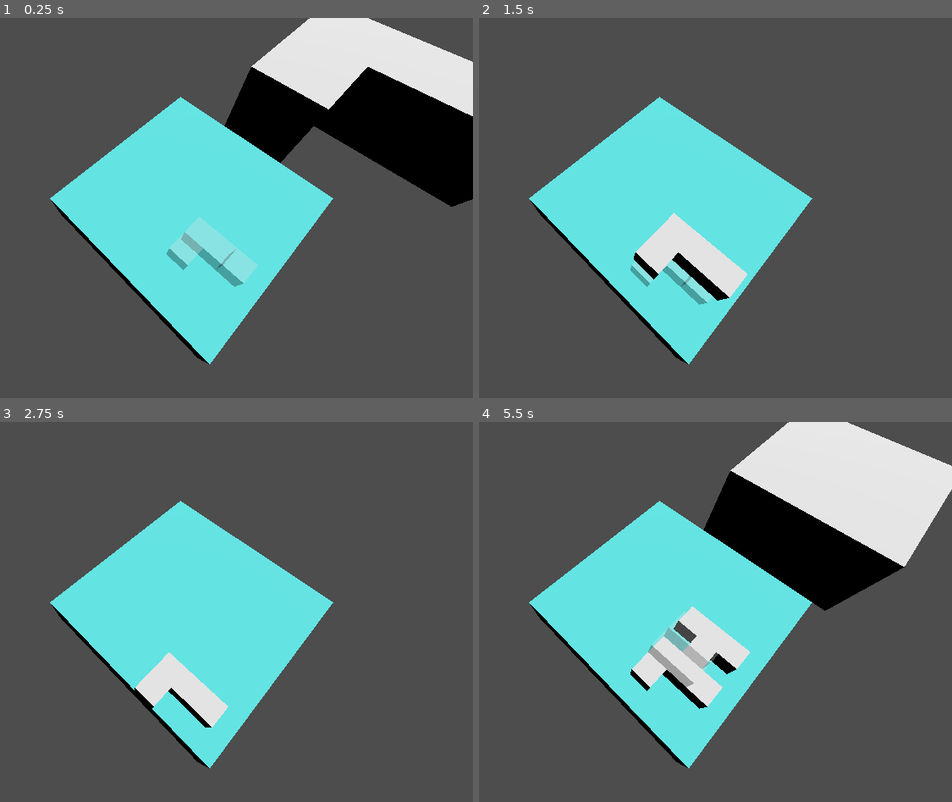
Above: before the commit, frames 1-4 (two rows, left to right).
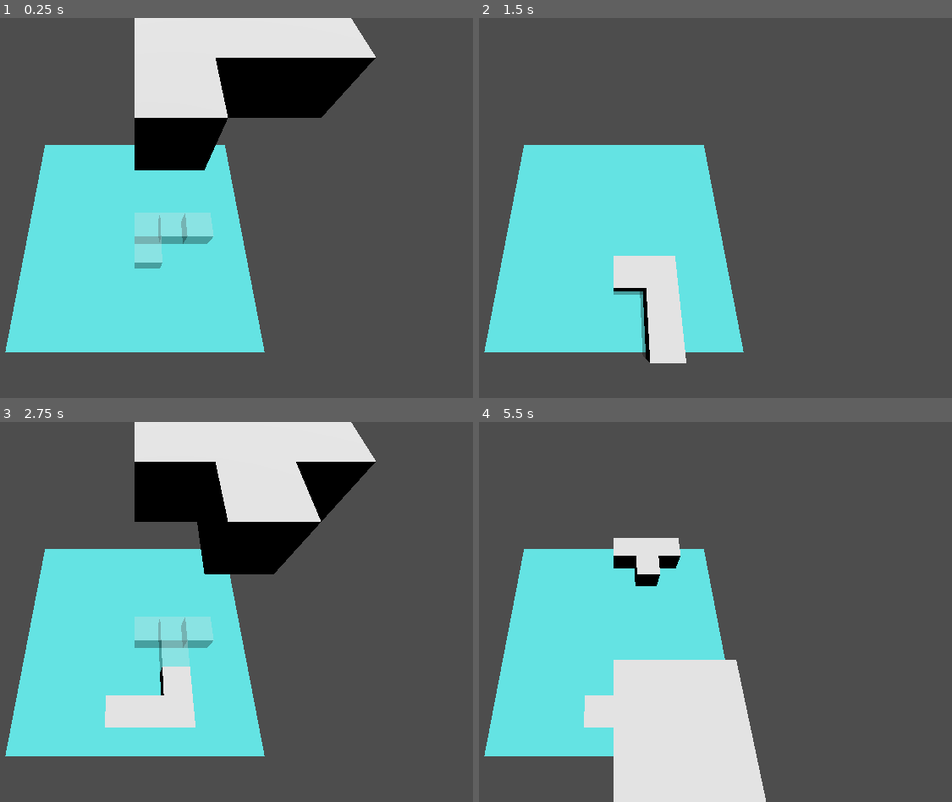
Above: after the commit, the same moments.

Repository: tuvshinerdene1/GameDevCourse2025
Game: Godot game, scene res://main.tscn
Two runs of this game, one before a commit and one after it. Both use one fixed random seed, a clock stepped at 60 frames per second and the inputs below.
Inputs:
- Up to frame 1 (0.25 s): no input
- Up to frame 2 (1.5 s): tap Enter at 0.5 s; hold D (rotate_right) 0.53-1.28 s; hold Space (boost) 0.53-1.28 s; hold Down (move_down) from 1.28 s (still down); tap Space (boost) at 1.35 s
- Up to frame 3 (2.75 s): tap Space (boost) at 2 s; release Down (move_down) at 2.03 s; hold D (rotate_right) from 2.03 s (still down); hold Space (boost) from 2.03 s (still down)
- Up to frame 4 (5.5 s): release D (rotate_right) at 2.78 s; release Space (boost) at 2.78 s; hold Up (move_up) 2.78-3.53 s; tap Space (boost) at 2.85, 4.35 s; hold Space (boost) 3.53-4.28 s; hold A (rotate_left) 3.53-5.03 s; tap Enter at 5 s; hold Down (move_down) from 5.03 s (still down); hold Space (boost) from 5.03 s (still down)

The runs differ from the first frame. In frame 1, 41% of the frame differs, in the area x 1-100%, y 0-92%; in frame 2, 22%; in frame 3, 34%; in frame 4, 45%, in the area x 1-100%, y 0-100%.

Commit message:
implemented rotation

Diff:
--- a/3d-tetris/blocks/CubeShape.tscn
+++ b/3d-tetris/blocks/CubeShape.tscn
@@ -6,13 +6,18 @@
 [node name="CubeShape" type="Node3D"]
 script = ExtResource("1_gudcg")
 
-[node name="cube" parent="." instance=ExtResource("1_steuc")]
+[node name="Node3D" parent="." instance=ExtResource("1_steuc")]
+transform = Transform3D(1, 0, 0, 0, 1, 0, 0, 0, 1, -0.5, 0.5, -0.5)
+metadata/_edit_group_ = true
 
-[node name="cube2" parent="." instance=ExtResource("1_steuc")]
-transform = Transform3D(1, 0, 0, 0, 1, 0, 0, 0, 1, 0.5, 0.5, 1.5)
+[node name="Node3D2" parent="." instance=ExtResource("1_steuc")]
+transform = Transform3D(1, 0, 0, 0, 1, 0, 0, 0, 1, 0.5, 0.5, -0.5)
+metadata/_edit_group_ = true
 
-[node name="cube3" parent="." instance=ExtResource("1_steuc")]
-transform = Transform3D(1, 0, 0, 0, 1, 0, 0, 0, 1, 1.5, 0.5, 0.5)
+[node name="Node3D3" parent="." instance=ExtResource("1_steuc")]
+transform = Transform3D(1, 0, 0, 0, 1, 0, 0, 0, 1, -0.5, 0.5, 0.5)
+metadata/_edit_group_ = true
 
-[node name="cube4" parent="." instance=ExtResource("1_steuc")]
-transform = Transform3D(1, 0, 0, 0, 1, 0, 0, 0, 1, 1.5, 0.5, 1.5)
+[node name="Node3D4" parent="." instance=ExtResource("1_steuc")]
+transform = Transform3D(1, 0, 0, 0, 1, 0, 0, 0, 1, 0.5, 0.5, 0.5)
+metadata/_edit_group_ = true
--- a/3d-tetris/blocks/IShape.tscn
+++ b/3d-tetris/blocks/IShape.tscn
@@ -7,12 +7,17 @@
 script = ExtResource("1_41l8w")
 
 [node name="cube" parent="." instance=ExtResource("2_x3d17")]
+transform = Transform3D(1, 0, 0, 0, 1, 0, 0, 0, 1, -1.5, 0.5, 0.5)
+metadata/_edit_group_ = true
 
 [node name="cube2" parent="." instance=ExtResource("2_x3d17")]
-transform = Transform3D(1, 0, 0, 0, 1, 0, 0, 0, 1, 1.5, 0.5, 0.5)
+transform = Transform3D(1, 0, 0, 0, 1, 0, 0, 0, 1, -0.5, 0.5, 0.5)
+metadata/_edit_group_ = true
 
 [node name="cube3" parent="." instance=ExtResource("2_x3d17")]
-transform = Transform3D(1, 0, 0, 0, 1, 0, 0, 0, 1, 2.5, 0.5, 0.5)
+transform = Transform3D(1, 0, 0, 0, 1, 0, 0, 0, 1, 0.5, 0.5, 0.5)
+metadata/_edit_group_ = true
 
 [node name="cube4" parent="." instance=ExtResource("2_x3d17")]
-transform = Transform3D(1, 0, 0, 0, 1, 0, 0, 0, 1, 3.5, 0.5, 0.5)
+transform = Transform3D(1, 0, 0, 0, 1, 0, 0, 0, 1, 1.5, 0.5, 0.5)
+metadata/_edit_group_ = true
--- a/3d-tetris/blocks/LShape.tscn
+++ b/3d-tetris/blocks/LShape.tscn
@@ -7,12 +7,17 @@
 script = ExtResource("1_nwinc")
 
 [node name="cube" parent="." instance=ExtResource("1_bjdhi")]
+transform = Transform3D(1, 0, 0, 0, 1, 0, 0, 0, 1, -0.5, 0.5, -0.5)
+metadata/_edit_group_ = true
 
 [node name="cube2" parent="." instance=ExtResource("1_bjdhi")]
-transform = Transform3D(1, 0, 0, 0, 1, 0, 0, 0, 1, 0.5, 0.5, 1.5)
+transform = Transform3D(1, 0, 0, 0, 1, 0, 0, 0, 1, -0.5, 0.5, 0.5)
+metadata/_edit_group_ = true
 
 [node name="cube3" parent="." instance=ExtResource("1_bjdhi")]
-transform = Transform3D(1, 0, 0, 0, 1, 0, 0, 0, 1, 2.5, 0.5, 0.5)
+transform = Transform3D(1, 0, 0, 0, 1, 0, 0, 0, 1, 1.5, 0.5, -0.5)
+metadata/_edit_group_ = true
 
 [node name="cube4" parent="." instance=ExtResource("1_bjdhi")]
-transform = Transform3D(1, 0, 0, 0, 1, 0, 0, 0, 1, 1.5, 0.5, 0.5)
+transform = Transform3D(1, 0, 0, 0, 1, 0, 0, 0, 1, 0.5, 0.5, -0.5)
+metadata/_edit_group_ = true
--- a/3d-tetris/blocks/TShape.tscn
+++ b/3d-tetris/blocks/TShape.tscn
@@ -7,12 +7,17 @@
 script = ExtResource("1_y6kfw")
 
 [node name="cube" parent="." instance=ExtResource("1_afu57")]
+transform = Transform3D(1, 0, 0, 0, 1, 0, 0, 0, 1, -0.5, 0.5, -0.5)
+metadata/_edit_group_ = true
 
 [node name="cube2" parent="." instance=ExtResource("1_afu57")]
-transform = Transform3D(1, 0, 0, 0, 1, 0, 0, 0, 1, 1.5, 0.5, 0.5)
+transform = Transform3D(1, 0, 0, 0, 1, 0, 0, 0, 1, 0.5, 0.5, -0.5)
+metadata/_edit_group_ = true
 
 [node name="cube3" parent="." instance=ExtResource("1_afu57")]
-transform = Transform3D(1, 0, 0, 0, 1, 0, 0, 0, 1, 2.5, 0.5, 0.5)
+transform = Transform3D(1, 0, 0, 0, 1, 0, 0, 0, 1, 1.5, 0.5, -0.5)
+metadata/_edit_group_ = true
 
 [node name="cube4" parent="." instance=ExtResource("1_afu57")]
-transform = Transform3D(1, 0, 0, 0, 1, 0, 0, 0, 1, 1.5, 0.5, 1.5)
+transform = Transform3D(1, 0, 0, 0, 1, 0, 0, 0, 1, 0.5, 0.5, 0.5)
+metadata/_edit_group_ = true
--- a/3d-tetris/blocks/ZShape.tscn
+++ b/3d-tetris/blocks/ZShape.tscn
@@ -7,12 +7,17 @@
 script = ExtResource("1_u71h7")
 
 [node name="cube" parent="." instance=ExtResource("1_t61r5")]
+transform = Transform3D(1, 0, 0, 0, 1, 0, 0, 0, 1, -0.5, 0.5, -0.5)
+metadata/_edit_group_ = true
 
 [node name="cube2" parent="." instance=ExtResource("1_t61r5")]
-transform = Transform3D(1, 0, 0, 0, 1, 0, 0, 0, 1, 1.5, 0.5, 0.5)
+transform = Transform3D(1, 0, 0, 0, 1, 0, 0, 0, 1, 0.5, 0.5, -0.5)
+metadata/_edit_group_ = true
 
 [node name="cube3" parent="." instance=ExtResource("1_t61r5")]
-transform = Transform3D(1, 0, 0, 0, 1, 0, 0, 0, 1, 1.5, 0.5, 1.5)
+transform = Transform3D(1, 0, 0, 0, 1, 0, 0, 0, 1, 0.5, 0.5, 0.5)
+metadata/_edit_group_ = true
 
 [node name="cube4" parent="." instance=ExtResource("1_t61r5")]
-transform = Transform3D(1, 0, 0, 0, 1, 0, 0, 0, 1, 2.5, 0.5, 1.5)
+transform = Transform3D(1, 0, 0, 0, 1, 0, 0, 0, 1, 1.5, 0.5, 0.5)
+metadata/_edit_group_ = true
--- a/3d-tetris/blocks/block.tscn
+++ b/3d-tetris/blocks/block.tscn
@@ -23,7 +23,6 @@
 material = SubResource("StandardMaterial3D_i8jwd")
 
 [node name="Node3D" type="Node3D"]
-transform = Transform3D(1, 0, 0, 0, 1, 0, 0, 0, 1, 0.5, 0.5, 0.5)
 script = SubResource("GDScript_i8jwd")
 
 [node name="MeshInstance3D" type="MeshInstance3D" parent="."]
--- a/3d-tetris/main.gd
+++ b/3d-tetris/main.gd
@@ -2,6 +2,7 @@
 @export var speed: float = 1
 @export var move_interval_hor:float = 0.2
 @export var boost_multiplier:float = 1.5
+@export var rotate_interval: float = 0.2
 var shapes = [
 	preload("res://blocks/CubeShape.tscn"),
 	preload("res://blocks/IShape.tscn"),
@@ -18,6 +19,7 @@
 var move_vector = Vector3(0,-1,0)
 var time_since_last_move: float = 0.0
 var time_since_last_move_hor: float = 0.0
+var time_since_last_rotate: float =0.0
 var move_interval: float = 0.0
 var grid = []
 var grid_width = 10
@@ -37,6 +39,7 @@
 	if(instance != null):
 		_move(delta)
 		_move_horizontally(delta)
+		_rotate(delta)
 		_update_ghost_position()
 
 func _initialize():
@@ -71,11 +74,11 @@
 func _stop_block():
 	var grid_positions = grid_management.get_piece_grid_positions(instance)
 	for grid_pos in grid_positions:
-		if not grid.has(grid_pos):
+		if grid_pos.y >= 0 and not grid.has(grid_pos):
 			grid.append(grid_pos)
-	#print("Grid after stop: ", grid)
-	_spawn_block()
 	grid_management.row_complete_handler(current_layer)
+	# Defer spawning to avoid race conditions
+	call_deferred("_spawn_block")
 
 func _move(delta):
 	time_since_last_move += delta
@@ -111,16 +114,37 @@
 		if moved and grid_management.can_move_to(new_pos):
 			instance.global_position = new_pos
 			time_since_last_move_hor = 0
+func _rotate(delta:float):
+	time_since_last_rotate += delta
+	if time_since_last_rotate >= rotate_interval:
+		var rotated = false
+		var new_rotation = instance.rotation_degrees
+		if Input.is_action_just_pressed("rotate_left"):
+			new_rotation.y += 90
+			rotated = true
+		elif Input.is_action_just_pressed("rotate_right"):
+			new_rotation.y -= 90
+			rotated = true
+		if rotated and grid_management.can_rotate_to(instance, new_rotation):
+			instance.rotation_degrees = new_rotation
+			time_since_last_rotate = 0
+			ghost_instance.rotation_degrees = new_rotation
+
+
+
 
 func _clear():
 	if instance != null:
+		#instance.queue_free()
 		instance = null
 func _create_ghost():
 	if ghost_instance != null:
-		ghost_instance.queue_free()
+		#ghost_instance.queue_free()
+		ghost_instance = null
 
 	ghost_instance = shapes[shapesIndex].instantiate()
 	add_child(ghost_instance)
+	ghost_instance.rotation_degrees = instance.rotation_degrees
 
 	# Recursively apply transparent material to all MeshInstance3D nodes
 	_apply_transparent_material(ghost_instance)
@@ -141,9 +165,10 @@
 	for child in node.get_children():
 		_apply_transparent_material(child)
 func _update_ghost_position():
-	if instance == null or ghost_instance == null:
+	if instance == null or ghost_instance == null or not instance.is_inside_tree():
 		return
 	var ghost_pos = instance.global_position
+	ghost_instance.rotation_degrees = instance.rotation_degrees
 	while grid_management.can_move_to(ghost_pos + Vector3(0,-1,0)*grid_size):
 		ghost_pos += Vector3(0,-1,0)*grid_size
-	ghost_instance.global_position = ghost_pos
+	ghost_instance.global_position = grid_management.snap_to_grid(ghost_pos)
--- a/3d-tetris/main.tscn
+++ b/3d-tetris/main.tscn
@@ -15,6 +15,7 @@
 [node name="Main" type="Node"]
 script = ExtResource("1_ig7tw")
 speed = 1.6
+move_interval_hor = 0.09
 boost_multiplier = 4.0
 
 [node name="ground" type="StaticBody3D" parent="."]
@@ -31,7 +32,7 @@
 shadow_enabled = true
 
 [node name="Camera3D" type="Camera3D" parent="."]
-transform = Transform3D(0.707107, -0.640857, 0.298836, -5.32907e-15, 0.422618, 0.906308, -0.707107, -0.640856, 0.298836, 6, 10, 10)
+transform = Transform3D(1, 0, 0, 0, 0.422618, 0.906308, 0, -0.906308, 0.422618, 4, 10, 8)
 
 [node name="spawnPoint" type="Node3D" parent="."]
 transform = Transform3D(1, 0, 0, 0, 1, 0, 0, 0, 1, 5, 7, 5)
--- a/3d-tetris/scripts/grid_managements.gd
+++ b/3d-tetris/scripts/grid_managements.gd
@@ -27,14 +27,28 @@
 		round(pos.y / grid_size) * grid_size,
 		round(pos.z / grid_size) * grid_size
 	)
+func get_piece_local_grid_offsets(piece: Node3D) -> Array:
+	var local_offsets = []
+	for child in piece.get_children():
+		if child is Node3D:
+			# Directly convert the child's local position/offset to an integer grid offset
+			var local_pos = child.position
+			var offset_grid_units = Vector3i(
+				round(local_pos.x / grid_size),
+				round(local_pos.y / grid_size),
+				round(local_pos.z / grid_size)
+			)
+			local_offsets.append(offset_grid_units)
+	return local_offsets
 
 func get_piece_grid_positions(piece: Node3D) -> Array:
 	var positions = []
-	var piece_pos = grid_position(piece.global_position)
+	var piece_grid_pos = grid_position(piece.global_position) # Parent's grid index
+	# Iterating over children is safer here because rotation affects child world positions
 	for child in piece.get_children():
 		if child is Node3D:
-			var local_pos = grid_position(child.global_position - piece.global_position)
-			positions.append(piece_pos + local_pos)
+			# The child's global position is used to get its current grid index.
+			positions.append(grid_position(child.global_position))
 	return positions
 
 func is_any_grid_position_occupied(grid_positions: Array) -> bool:
@@ -55,6 +69,22 @@
 			return false
 	return true
 
+func can_rotate_to(node: Node, rotation: Vector3) -> bool:
+	var original_rotation = node.rotation_degrees
+	var original_position = node.global_position
+	node.rotation_degrees = rotation  # Temporarily apply rotation
+	node.global_position = snap_to_grid(node.global_position)
+	var grid_positions = get_piece_grid_positions(node)
+	node.rotation_degrees = original_rotation  # Revert rotation
+	node.global_position = original_position
+	# Check if all grid positions are valid
+	for pos in grid_positions:
+		if pos.x < 0 or pos.x >= grid_width or pos.z < 0 or pos.z >= grid_depth or pos.y < 0:
+			return false  # Out of bounds
+		if grid.has(pos):
+			return false  # Collides with existing block
+	return true
+
 func get_piece_local_positions(piece: Node3D) -> Array:
 	var local_positions = []
 	for child in piece.get_children():
@@ -66,10 +96,22 @@
 
 func get_piece_grid_positions_at_pos(piece: Node3D, target_pos: Vector3) -> Array:
 	var positions = []
-	var new_parent_grid_pos = grid_position(target_pos)
-	var local_positions = get_piece_local_positions(piece)
-	for local_pos in local_positions:
-		positions.append(new_parent_grid_pos + local_pos)
+	var new_parent_grid_pos = grid_position(target_pos) # Target grid index
+
+	# Use the original piece to calculate the new positions
+	var original_position = piece.global_position
+
+	# Temporarily move the piece to the target position
+	piece.global_position = target_pos
+
+	# Get the grid positions at the new world position
+	for child in piece.get_children():
+		if child is Node3D:
+			positions.append(grid_position(child.global_position))
+
+	# Restore the piece's original position
+	piece.global_position = original_position
+
 	return positions
 
 func row_complete_handler(layer_number):
